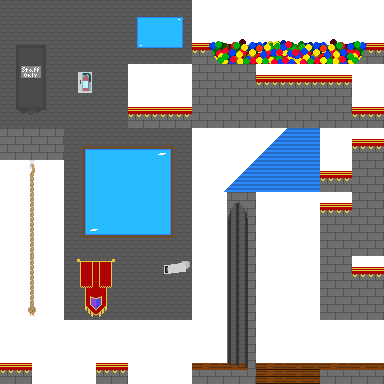
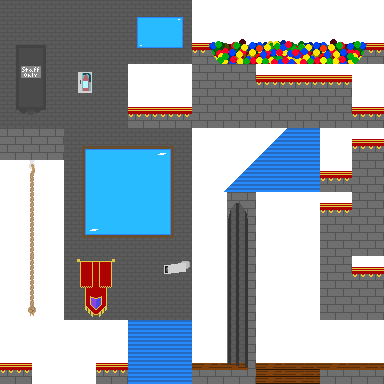
Layered file, before and after one edit (384x384). Changes by layer:
added layer "Boss Roof middle" in group "Walkable Ground" over [128, 320, 192, 384]
